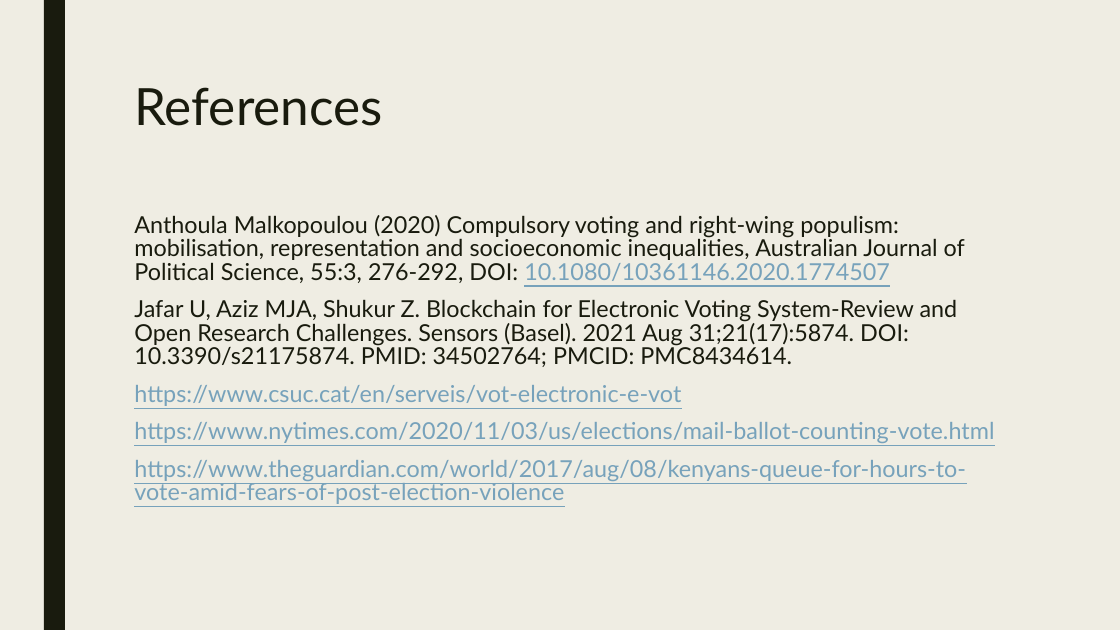
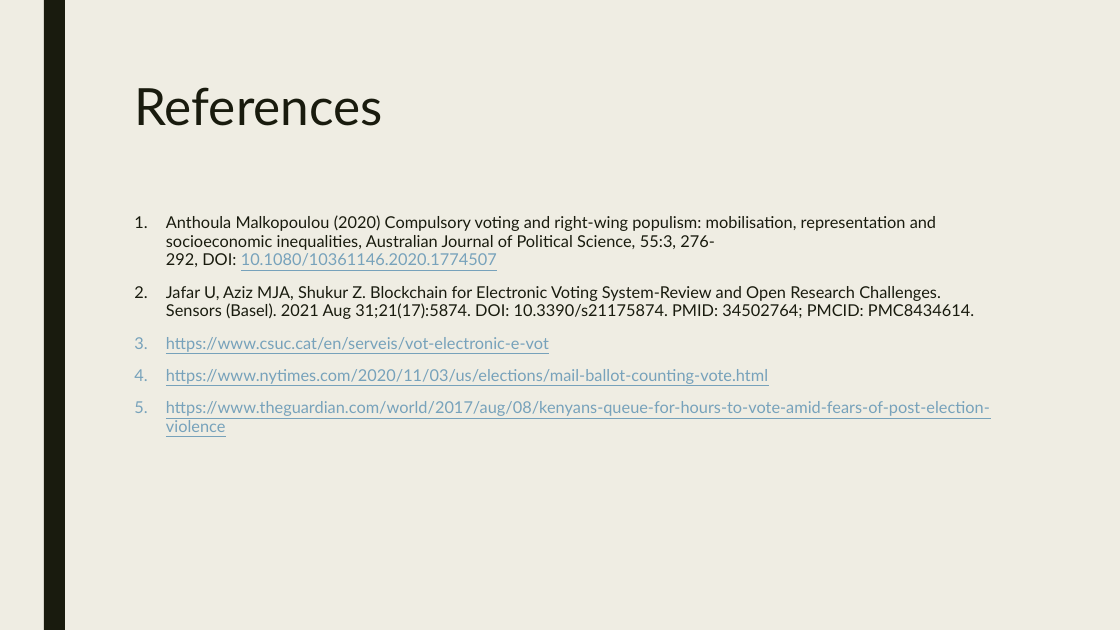
Before and after one commit to shinfxh/hackboston2022, a slide deck: slide 14 of DecisionChain.pptx. Drawn at 1120x630 pixels with LibreOffice and Linux fonts; fonts in the diff are those of the drawing. Boxes give left, top, right and bottom in pixels: in the first picture for what was removed or moved away, otherwise in the second. Text is boxed around its words. In the diff, an @@ line names an element or a change of style, - is before the commit and + after.

```diff
--- a/DecisionChain.pptx
+++ b/DecisionChain.pptx
@@ text "Anthoula Malkopoulou (2020) Compulsory voting ..." at (x1=166, y1=215, x2=990, y2=432): size 20 to 14 pt; bullet none to 1.; line spacing 0.84 to 0.94 @@
```
Also in this commit, not shown: 2 other slides changed.
